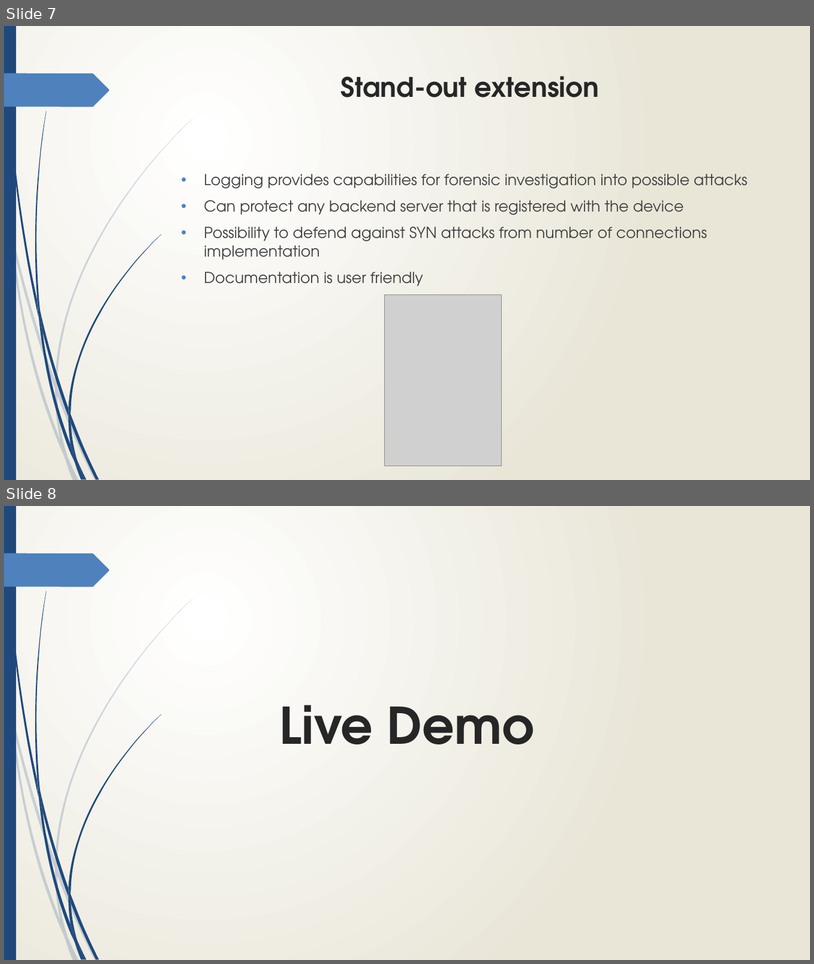
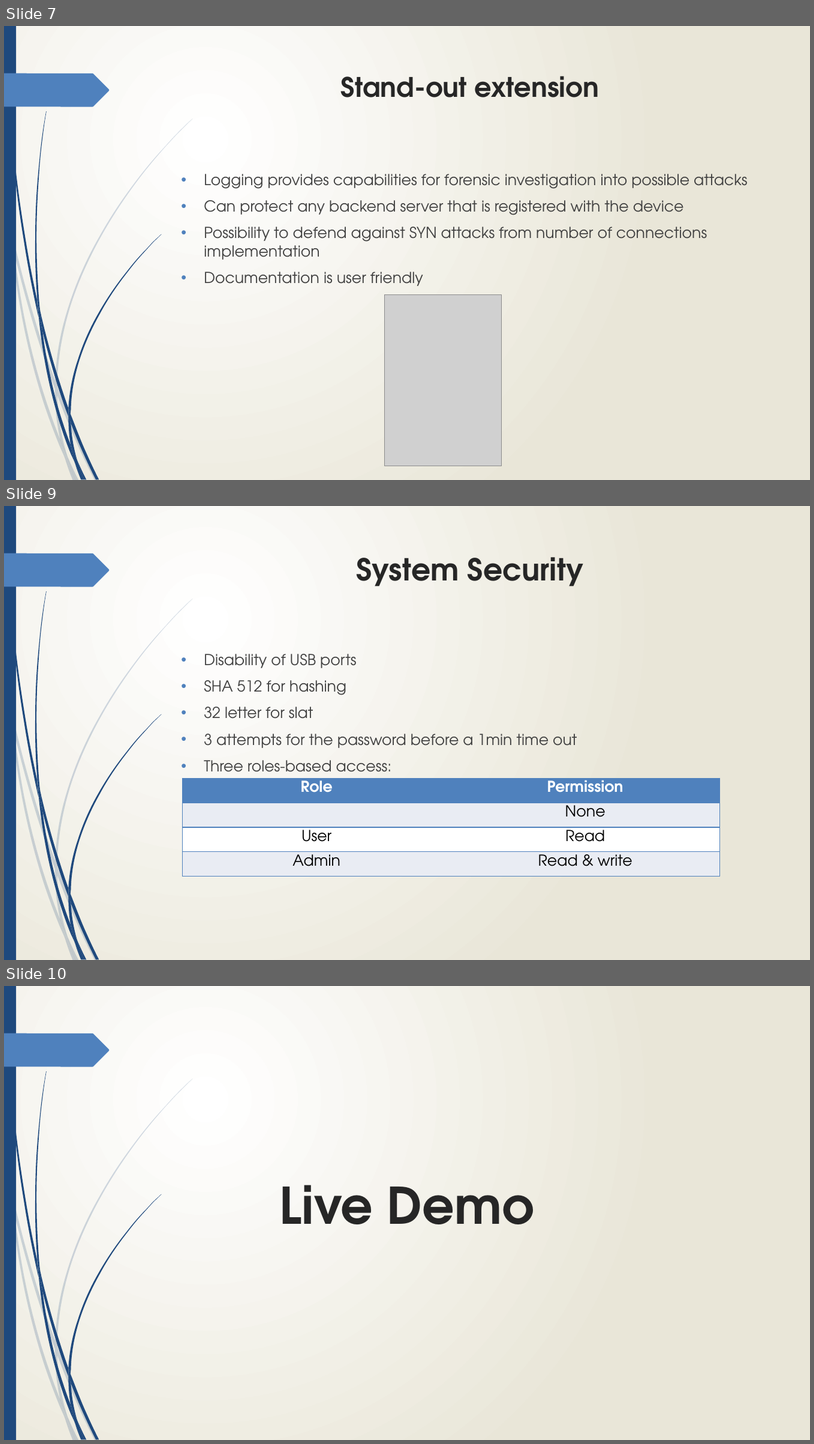
Before and after one commit to cos301-2019-se/Defendr, a slide deck: SRS/SlideShow4.pptx. Shown one above the other, each under a label of ours: slides 7 and 8 before the commit, slides 7, 9 and 10 after it; the slides between them are not shown. The pictures are 814x964 and 814x1444 pixels, drawn with LibreOffice and Linux fonts; fonts in the diff are those of the drawing; grey boxes stand for pictures. Boxes give left, top, right and bottom in pixels: in the first picture for what was removed or moved away, otherwise in the second. Text is boxed around its words. In the diff, an @@ line names an element or a change of style, - is before the commit and + after.

```diff
--- a/SRS/SlideShow4.pptx
+++ b/SRS/SlideShow4.pptx
@@ slide 9 added at (4,506,810,960), background gradient #FFFFFF to #EAE7D8; not listed: 24 template elements that a slide beside it also shows @@
@@ title added at (357,557,584,586), 36 pt, text #262626, bold @@
+System Security
@@ text added at (204,654,577,778), 18 pt, text #404040 @@
+• Disability of USB ports
+• SHA 512 for hashing
+• 32 letter for slat
+• 3 attempts for the password before a 1min time out
+• Three roles-based access:
@@ table added at (182,778,720,876), 4 rows, 2 columns @@
+Role | Permission
+ | None
+User | Read
+Admin | Read & write
@@ what was slide 8 is now slide 10 @@
```
Also in this commit, not shown: 1 slide changed, 2 other slides added, 1 slide removed, 1 other file.
